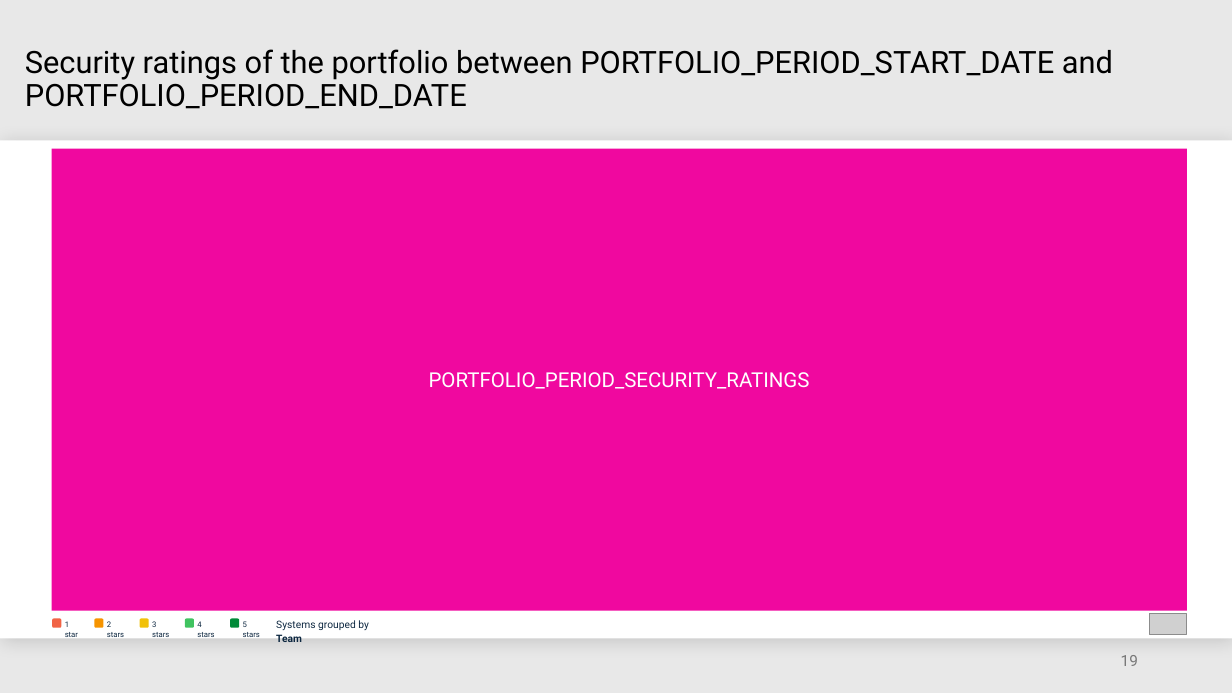
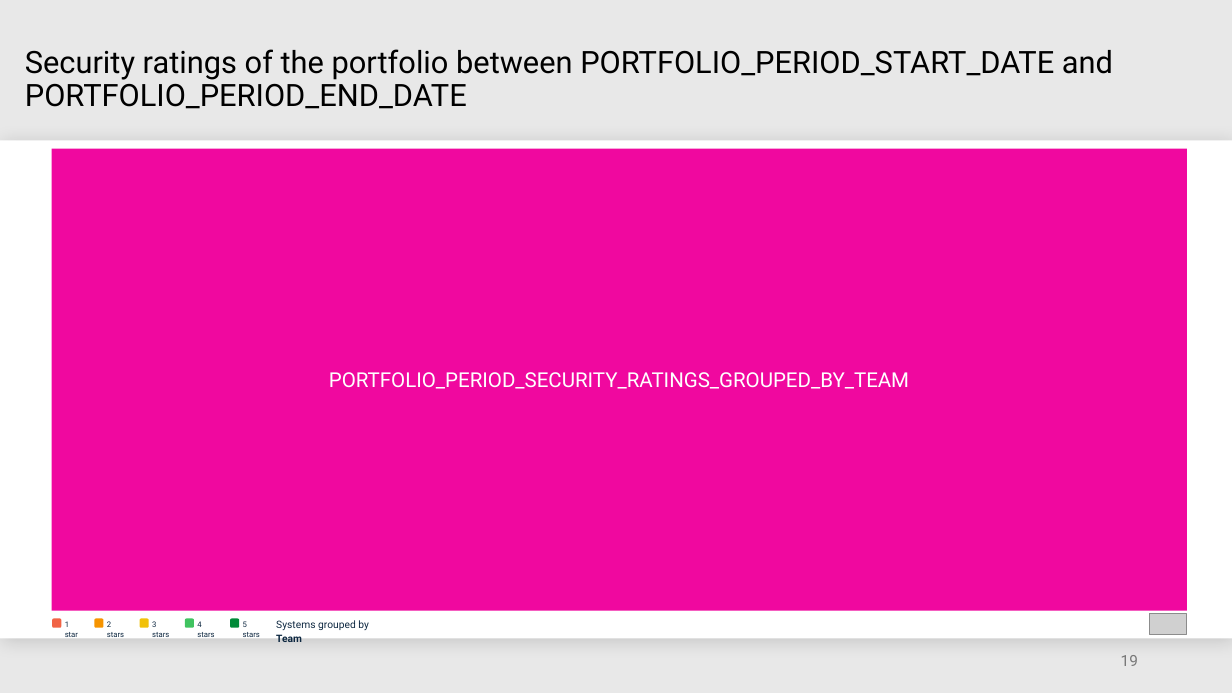
Before and after one commit to mardibiase/sigrid-integrations, a slide deck: slide 19 of report-generator/src/report_generator/presets/templates/portfolio-overview.pptx. Drawn at 1232x693 pixels with LibreOffice and Linux fonts; fonts in the diff are those of the drawing; grey boxes stand for pictures. Boxes give left, top, right and bottom in pixels: in the first picture for what was removed or moved away, otherwise in the second. Text is boxed around its words. In the diff, an @@ line names an element or a change of style, - is before the commit and + after.

```diff
--- a/report-generator/src/report_generator/presets/templates/portfolio-overview.pptx
+++ b/report-generator/src/report_generator/presets/templates/portfolio-overview.pptx
@@ text in rectangle at box(329, 372, 909, 389): text changed @@
-PORTFOLIO_PERIOD_SECURITY_RATINGS
+PORTFOLIO_PERIOD_SECURITY_RATINGS_GROUPED_BY_TEAM
```
Also in this commit, not shown: 8 other slides changed.
